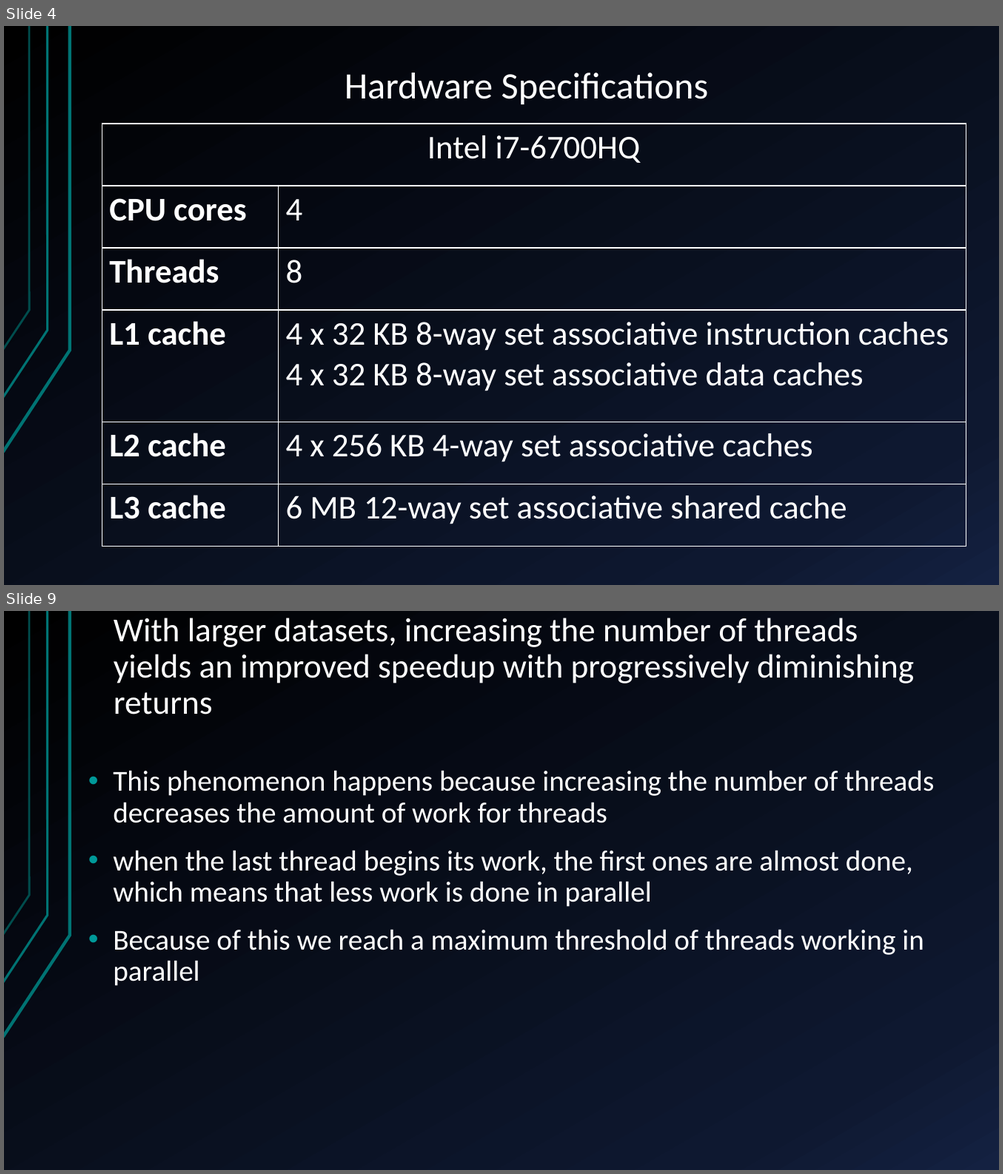
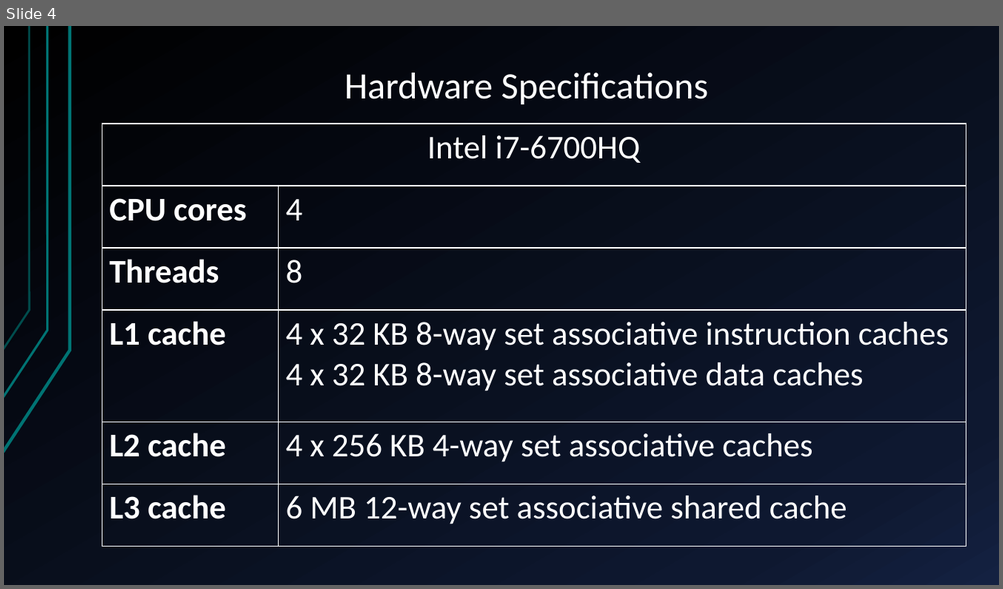
Before and after one commit to glmquint/K-Means-local, a slide deck: documentazione/presentazione.pptx. Shown one above the other, each under a label of ours: slides 4 and 9 before the commit, slide 4 after it; the slides between them are not shown. The pictures are 1003x1174 and 1003x589 pixels, drawn with LibreOffice and Linux fonts; fonts in the diff are those of the drawing. Boxes give left, top, right and bottom in pixels: in the first picture for what was removed or moved away, otherwise in the second. Text is boxed around its words. In the diff, an @@ line names an element or a change of style, - is before the commit and + after.

```diff
--- a/documentazione/presentazione.pptx
+++ b/documentazione/presentazione.pptx
@@ slide 9 removed at (x1=4, y1=611, x2=999, y2=1170), background gradient #000000 to #0F1931 to #142242; not listed: 3 template elements that a slide beside it also shows @@
@@ title removed at (x1=114, y1=618, x2=913, y2=715) @@
-With larger datasets, increasing the number of threads yields an improved speedup with progressively diminishing returns
@@ text removed at (x1=113, y1=770, x2=933, y2=986) @@
-• This phenomenon happens because increasing the number of threads decreases the amount of work for threads
-• when the last thread begins its work, the first ones are almost done, which means that less work is done in parallel
-• Because of this we reach a maximum threshold of threads working in parallel
```
Also in this commit, not shown: 3 slides changed, 8 slides added, 2 other slides removed, 6 other files.
